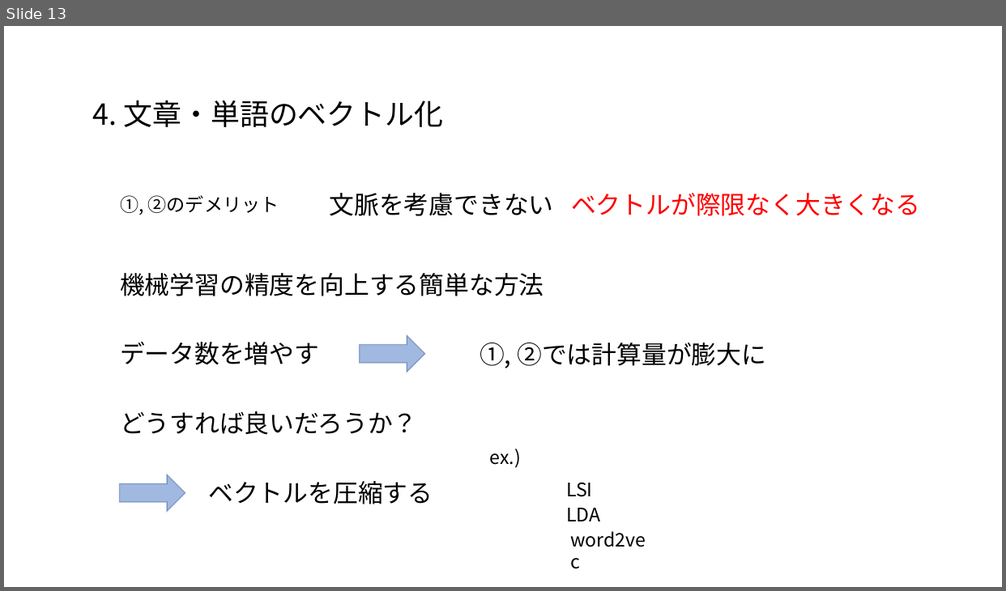
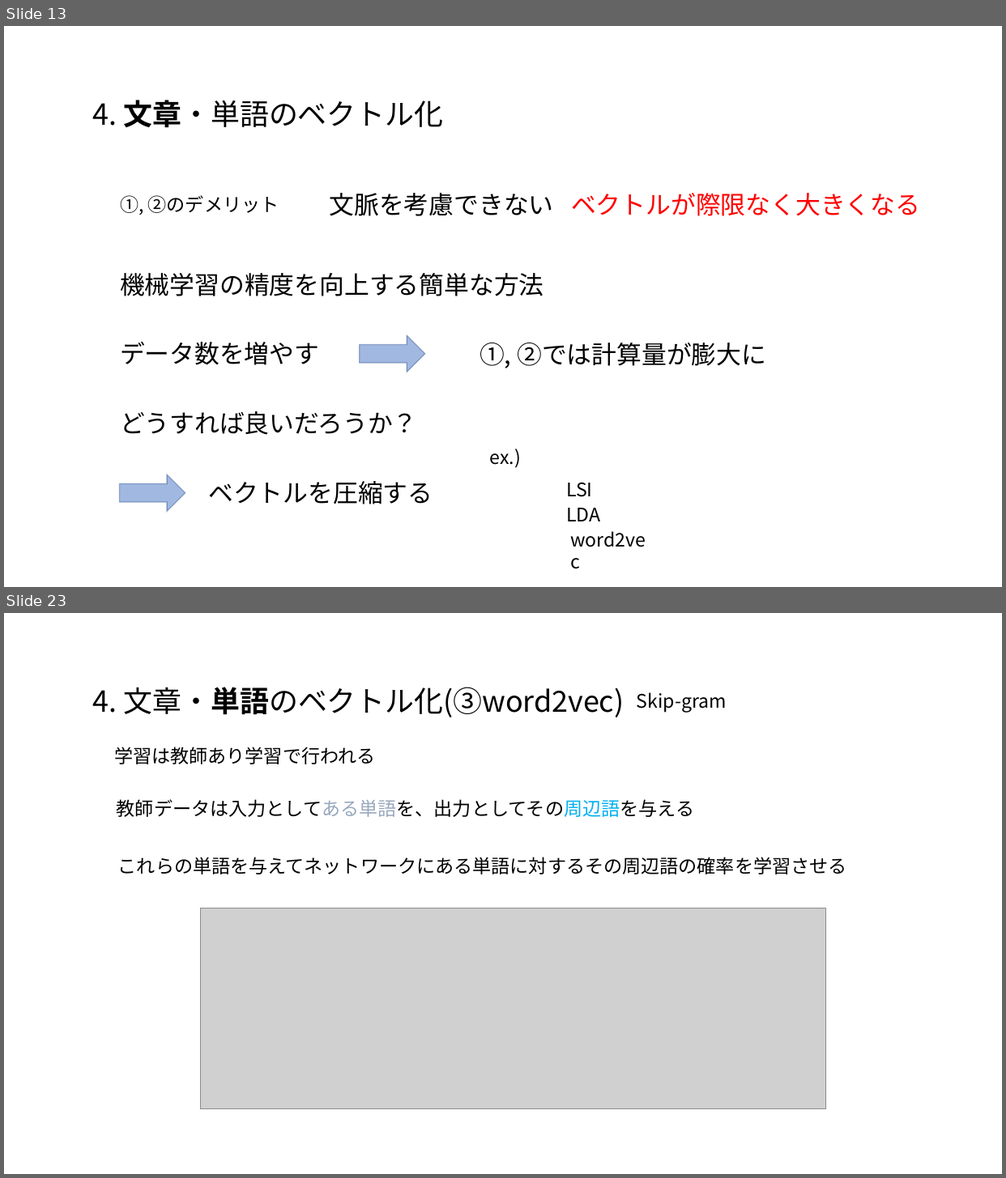
Before and after one commit to satetsu007/NLP_test, a slide deck: doc/NLP.pptx. Shown one above the other, each under a label of ours: slide 13 before the commit, slides 13 and 23 after it; the slides between them are not shown. The pictures are 1006x591 and 1006x1178 pixels, drawn with LibreOffice and Linux fonts; fonts in the diff are those of the drawing; grey boxes stand for pictures. Boxes give left, top, right and bottom in pixels: in the first picture for what was removed or moved away, otherwise in the second. Text is boxed around its words. In the diff, an @@ line names an element or a change of style, - is before the commit and + after.

```diff
--- a/doc/NLP.pptx
+++ b/doc/NLP.pptx
@@ slide 23 added at (4,613,1002,1174), background #FFFFFF @@
@@ text added at (93,687,624,717), 28 pt, text #000000 @@
+4. 文章・単語のベクトル化(③word2vec)
@@ text added at (637,692,727,713), 18 pt, text #000000 @@
+Skip-gram
@@ text added at (114,747,375,764), 18 pt, text #000000 @@
+学習は教師あり学習で行われる
@@ text added at (117,799,694,817), 18 pt, text #000000 @@
+教師データは入力としてある単語を、出力としてその周辺語を与える
@@ text added at (118,857,847,875), 18 pt, text #000000 @@
+これらの単語を与えてネットワークにある単語に対するその周辺語の確率を学習させる
@@ picture added at (200,908,826,1110) @@
@@ slide 13 changed as well @@
@@ text "4. 文章・単語のベクトル化" at (93,100,444,128): bold on in "文章・単語のベクトル化" @@
```
Also in this commit, not shown: 4 other slides changed, 28 other slides added, 1 other file.
